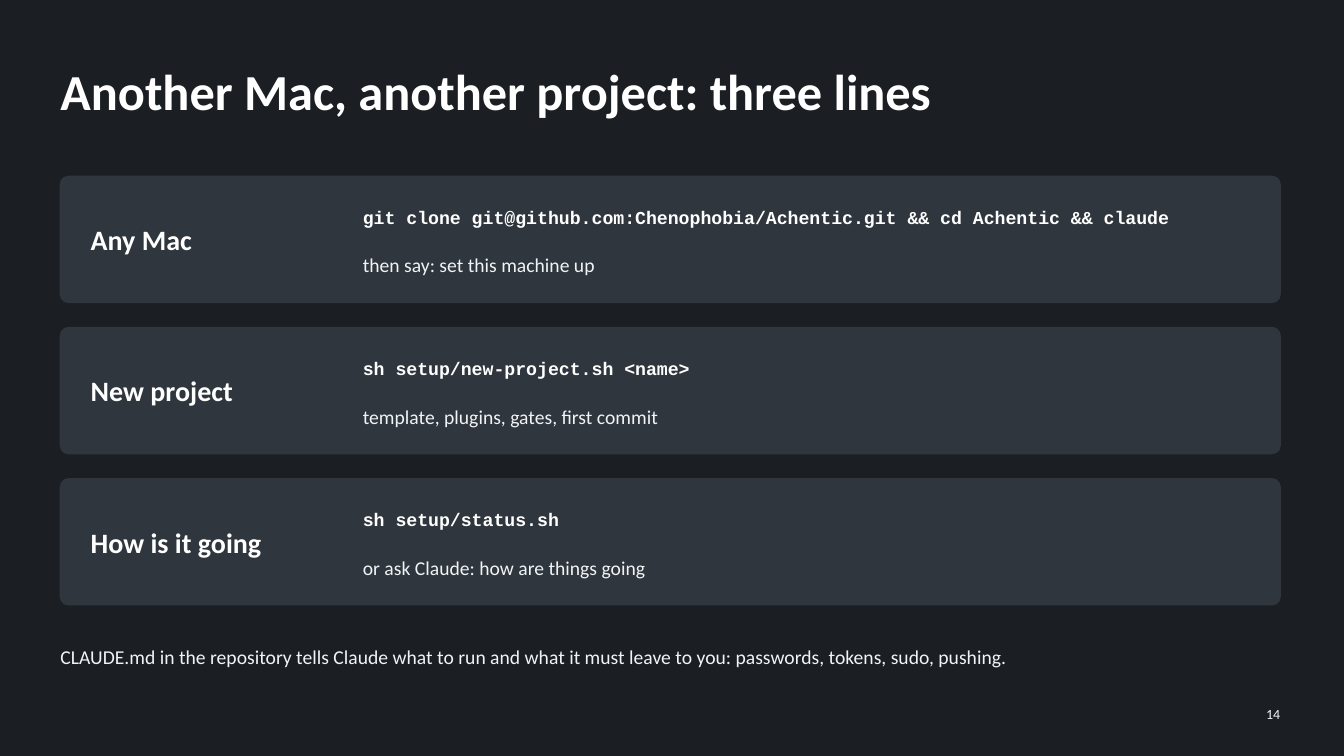
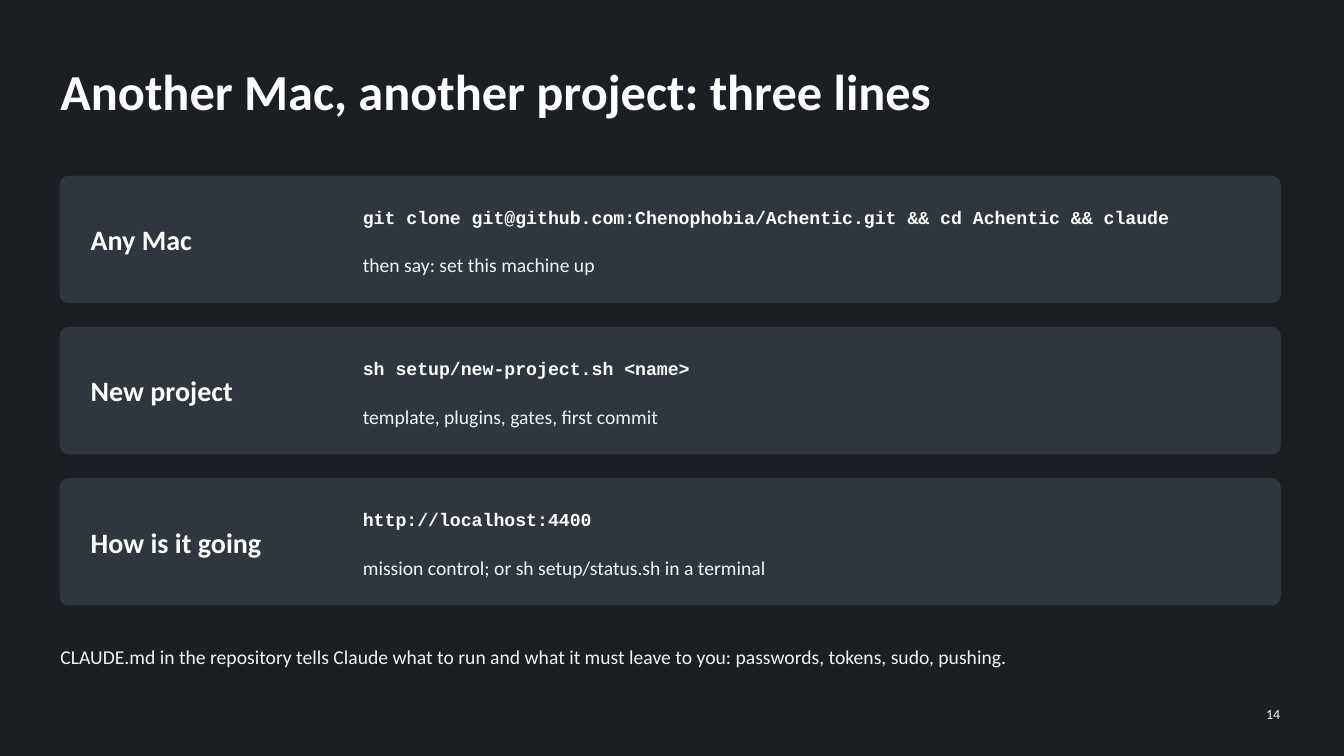
Before and after one commit to Chenophobia/Achentic, a slide deck: slide 14 of Deploy on Mac mini.pptx. Drawn at 1344x756 pixels with LibreOffice and Linux fonts; fonts in the diff are those of the drawing. Boxes give left, top, right and bottom in pixels: in the first picture for what was removed or moved away, otherwise in the second. Text is boxed around its words. In the diff, an @@ line names an element or a change of style, - is before the commit and + after.

```diff
--- a/Deploy on Mac mini.pptx
+++ b/Deploy on Mac mini.pptx
@@ text at [363,514,592,530]: text changed @@
-sh setup/status.sh
+http://localhost:4400
@@ text at [363,561,765,578]: text changed @@
-or ask Claude: how are things going
+mission control; or sh setup/status.sh in a terminal
```
Also in this commit, not shown: 4 other slides changed, 22 other files.
